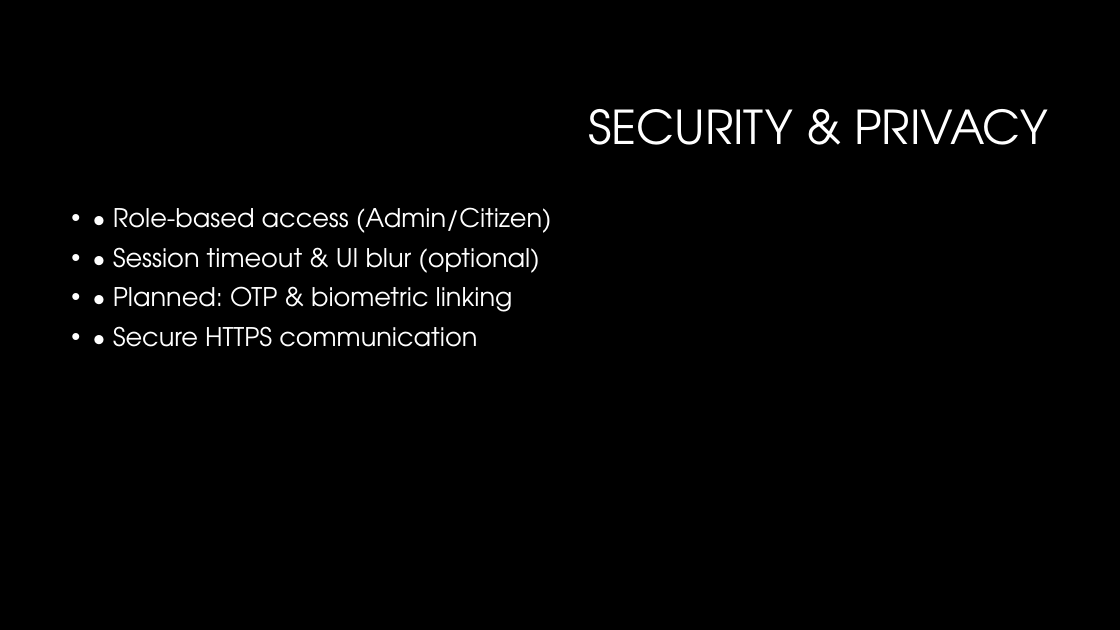
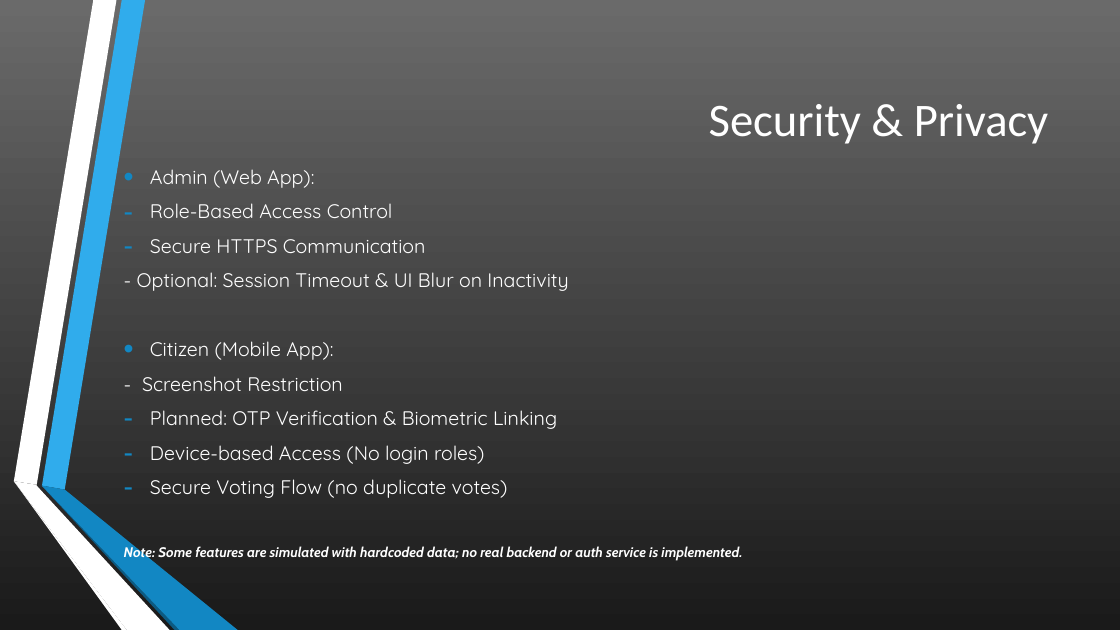
Before and after one commit to Ainfiniti01/NatioID, a slide deck: slide 9 of NatioID – National Digital Identity & Voting Platform.pptx. Drawn at 1120x630 pixels with LibreOffice and Linux fonts; fonts in the diff are those of the drawing; background and template pictures are left out. Boxes give left, top, right and bottom in pixels: in the first picture for what was removed or moved away, otherwise in the second. Text is boxed around its words. In the diff, an @@ line names an element or a change of style, - is before the commit and + after.

```diff
--- a/NatioID – National Digital Identity & Voting Platform.pptx
+++ b/NatioID – National Digital Identity & Voting Platform.pptx
@@ background #000000 to gradient #6B6B6B to #1B1B1B @@
@@ title at box(709, 104, 1048, 144): text changed; font TeX Gyre Adventor to Calibri @@
-SECURITY & PRIVACY
+Security & Privacy
@@ text "Admin (Web App):" at box(124, 169, 658, 561): vertical alignment top to middle @@
@@ text at box(124, 169, 658, 561): text changed; size 22 to 16.8 pt; font TeX Gyre Adventor to Quicksand @@
-• • Role-based access (Admin/Citizen)
-• • Session timeout & UI blur (optional)
-• • Planned: OTP & biometric linking
-• • Secure HTTPS communication
+• Admin (Web App):
+– Role-Based Access Control
+– Secure HTTPS Communication
+- Optional: Session Timeout & UI Blur on Inactivity
+• Citizen (Mobile App):
+- Screenshot Restriction
+– Planned: OTP Verification & Biometric Linking
+– Device-based Access (No login roles)
+– Secure Voting Flow (no duplicate votes)
+Note: Some features are simulated with hardcoded data; no real backend or auth service is implemented.
@@ group added at box(13, 0, 238, 630): 6 freeform shapes @@
```
Also in this commit, not shown: 12 other slides changed, 3 slides added, 4 other files.
